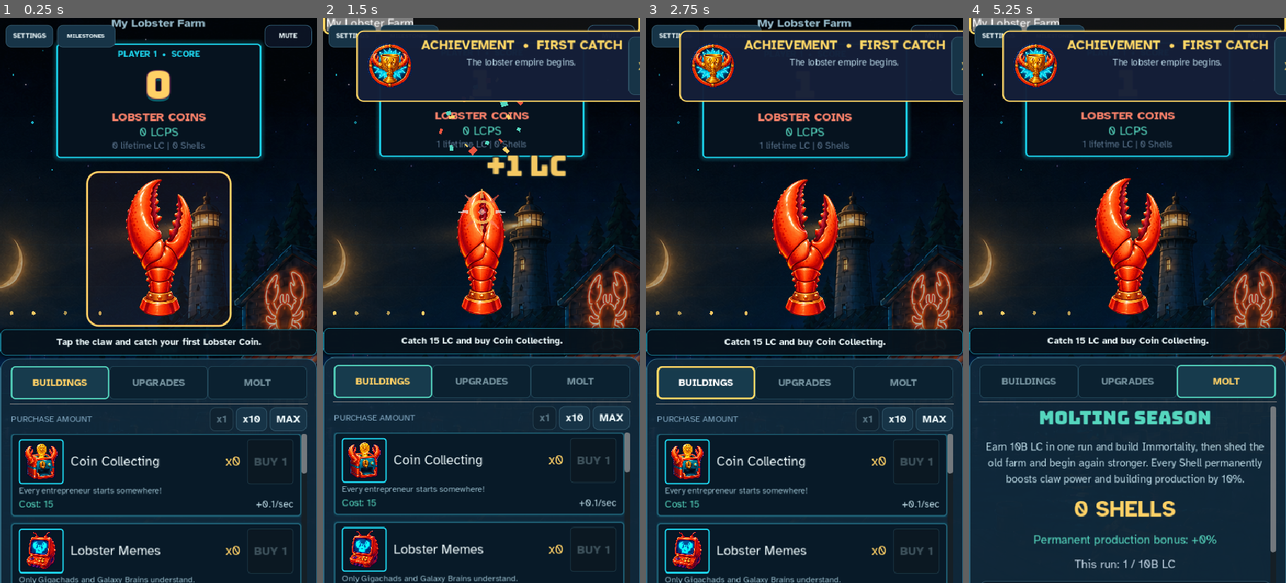
Above: before the commit, frames 1-4 (left to right).
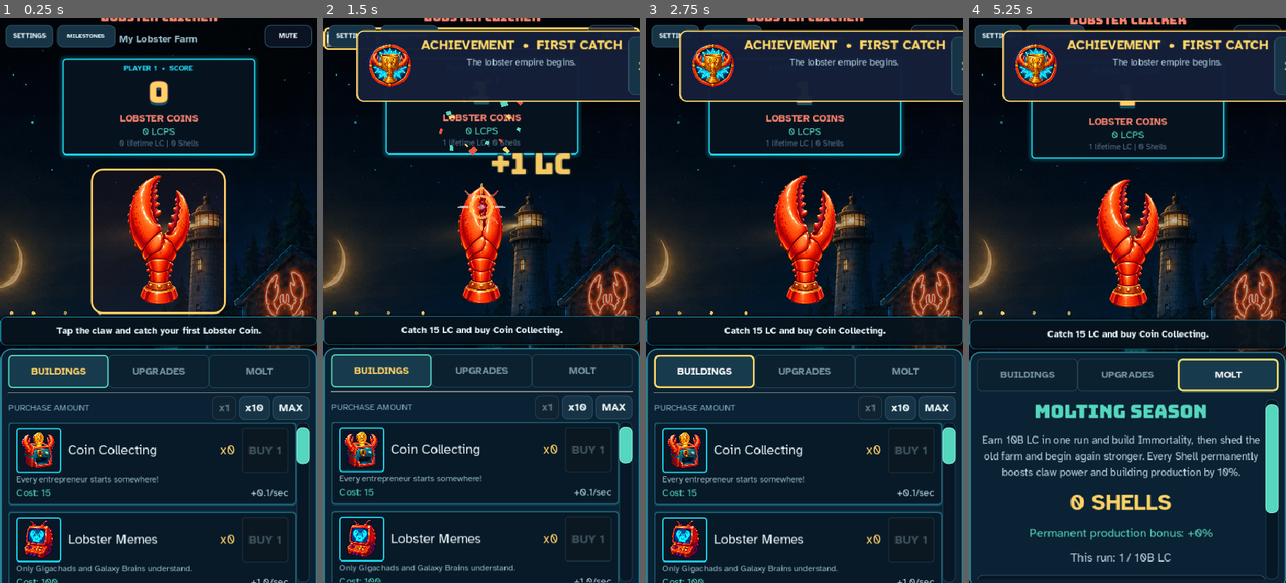
Above: after the commit, the same moments.

Repository: thecryptomasters/lobster-clicker
Game: Godot game, scene res://scenes/main.tscn
Same seed, same stepped clock (60 frames per second), same inputs: the game is played once before the commit and once after it.
Inputs (mouse positions are in pixels of both pictures, inside the frame that each line leads up to; where the layout moved, square brackets give the same spot in the first picture):
- Up to frame 1 (0.25 s): no input
- Up to frame 2 (1.5 s): click "My Lobster Farm" at 0.5 s; click (481, 238) [481, 249] at 1.25 s
- Up to frame 3 (2.75 s): click "BUILDINGS" at 2 s
- Up to frame 4 (5.25 s): click "UPGRADES" at 2.75 s; click "MOLT" at 3.5 s; click "MILESTONES" at 4.25 s; click "My Lobster Farm" at 5 s

The runs differ from the first frame. In frame 1, 22% of the frame differs, in the area x 0-100%, y 0-100%; in frame 2, 18%; in frame 3, 18%; in frame 4, 18%.

Commit message:
Fix mobile viewport and inventory drawer

Diff:
--- a/scenes/main.gd
+++ b/scenes/main.gd
@@ -134,6 +134,7 @@
 const DESKTOP_LEFT_PANEL_SHARE := 1.0 / 2.2
 var _is_desktop: bool = true
 var _last_width: int = 0
+var _last_height: int = 0
 
 func _ready() -> void:
 	_install_accessible_focus_theme()
@@ -194,6 +195,10 @@
 		var item := BuildingItemScene.instantiate()
 		building_container.add_child(item)
 		item.setup(i)
+	_add_scroll_end_spacer(building_container)
+	_add_scroll_end_spacer(consumables_container)
+	_add_scroll_end_spacer(molt_container)
+	_style_inventory_scrollbar()
 
 	# Initial display
 	_on_lobsters_changed(GameManager.total_lobsters)
@@ -272,8 +277,10 @@
 	# Check for viewport resize (throttle to every 30 frames to avoid JS overhead)
 	if Engine.get_process_frames() % 30 == 0:
 		var real_width := _get_real_width()
-		if real_width != _last_width:
+		var real_height := _get_real_height()
+		if real_width != _last_width or real_height != _last_height:
 			_last_width = real_width
+			_last_height = real_height
 			_apply_layout()
 
 	_update_claw_animation(delta)
@@ -302,12 +309,21 @@
 	var win_size := DisplayServer.window_get_size()
 	return win_size.x
 
+func _get_real_height() -> int:
+	# visualViewport follows the actually visible area inside iOS/Discord's
+	# collapsing browser chrome more accurately than window.innerHeight.
+	if OS.has_feature("web"):
+		var h = JavaScriptBridge.eval("Math.round(window.visualViewport ? window.visualViewport.height : window.innerHeight);")
+		if h != null:
+			return int(h)
+	return DisplayServer.window_get_size().y
+
 func _apply_layout() -> void:
 	var real_width := _get_real_width()
+	var real_height := _get_real_height()
+	_last_width = real_width
+	_last_height = real_height
 	var should_be_desktop := real_width >= MOBILE_BREAKPOINT
-
-	if should_be_desktop == _is_desktop and _last_width != 0:
-		return  # No change needed
 
 	_is_desktop = should_be_desktop
 
@@ -322,38 +338,102 @@
 		scroll_down_btn.visible = false
 		right_panel.custom_minimum_size.y = 0.0
 		content_scroll.custom_minimum_size.y = 0.0
+		title_label.visible = true
+		farm_name_button.visible = true
+		score_header.visible = true
 		title_label.add_theme_font_size_override("font_size", 28)
+		farm_name_button.add_theme_font_size_override("font_size", 18)
+		lobster_count_label.add_theme_font_size_override("font_size", 56)
+		lobster_word.add_theme_font_size_override("font_size", 18)
+		lps_label.add_theme_font_size_override("font_size", 18)
+		lifetime_label.add_theme_font_size_override("font_size", 14)
+		score_header.add_theme_font_size_override("font_size", 13)
+		score_panel.custom_minimum_size.x = 310.0
 		objective_label.add_theme_font_size_override("font_size", 18)
+		objective_label.custom_minimum_size.y = 40.0
 		for tab_button in [buildings_tab, upgrades_tab, consumables_tab, molt_tab]:
 			tab_button.add_theme_font_size_override("font_size", 22)
 		claw_button.custom_minimum_size = Vector2(300, 350)
 		claw_button.pivot_offset = claw_button.custom_minimum_size * 0.5
+		_apply_inventory_panel_style(false)
 		_layout_corner_buttons(true)
 	else:
 		# Mobile: reserve a real touch-sized inventory drawer. The old UP/DOWN
 		# buttons consumed almost half of the useful list viewport on short phones;
 		# native swipe scrolling is both clearer and substantially easier to use.
 		root_container.vertical = true
-		left_section.size_flags_stretch_ratio = 0.7
-		right_panel.size_flags_stretch_ratio = 1.3
+		left_section.size_flags_stretch_ratio = 1.0
+		right_panel.size_flags_stretch_ratio = 1.0
 		left_section.size_flags_vertical = Control.SIZE_EXPAND_FILL
 		right_panel.size_flags_vertical = Control.SIZE_EXPAND_FILL
-		right_panel.custom_minimum_size.y = 380.0
-		content_scroll.custom_minimum_size.y = 252.0
+		var drawer_height := clampf(float(real_height) * 0.45, 280.0, 410.0)
+		right_panel.custom_minimum_size.y = drawer_height
+		content_scroll.custom_minimum_size.y = maxf(164.0, drawer_height - 118.0)
 		scroll_up_btn.visible = false
 		scroll_down_btn.visible = false
-		title_label.add_theme_font_size_override("font_size", 18)
-		objective_label.add_theme_font_size_override("font_size", 14)
+		var very_short := real_height < 640
+		var compact := real_height < 760
+		title_label.visible = not very_short
+		farm_name_button.visible = not very_short
+		score_header.visible = not very_short
+		title_label.add_theme_font_size_override("font_size", 16 if compact else 18)
+		farm_name_button.add_theme_font_size_override("font_size", 13 if compact else 15)
+		lobster_count_label.add_theme_font_size_override("font_size", 32 if very_short else (38 if compact else 44))
+		lobster_word.add_theme_font_size_override("font_size", 13 if compact else 15)
+		lps_label.add_theme_font_size_override("font_size", 13 if compact else 15)
+		lifetime_label.add_theme_font_size_override("font_size", 10 if compact else 12)
+		score_header.add_theme_font_size_override("font_size", 10 if compact else 11)
+		score_panel.custom_minimum_size.x = 230.0 if very_short else (270.0 if compact else 292.0)
+		objective_label.add_theme_font_size_override("font_size", 13 if compact else 14)
+		objective_label.custom_minimum_size.y = 44.0
 		for tab_button in [buildings_tab, upgrades_tab, consumables_tab, molt_tab]:
 			tab_button.add_theme_font_size_override("font_size", 15)
-		claw_button.custom_minimum_size = Vector2(220, 235)
+		claw_button.custom_minimum_size = Vector2(145, 150) if very_short else (Vector2(170, 180) if compact else Vector2(205, 220))
 		claw_button.pivot_offset = claw_button.custom_minimum_size * 0.5
+		_apply_inventory_panel_style(true)
 		_layout_corner_buttons(false)
 	var report_half_width := 220.0 if _is_desktop else maxf(148.0, minf(220.0, float(real_width) * 0.5 - 12.0))
 	offline_popup.offset_left = -report_half_width
 	offline_popup.offset_right = report_half_width
 	offline_popup.offset_top = -172.0
 	offline_popup.offset_bottom = 172.0
+
+func _apply_inventory_panel_style(mobile: bool) -> void:
+	# The mobile drawer should read as its own arcade cabinet rather than a
+	# translucent continuation of the painted scene behind the claw.
+	var panel_color := Color("#0a2233") if mobile else Color(0.063, 0.157, 0.228, 0.96)
+	var border_color := Color("#2b8193") if mobile else Color("#345f70")
+	var panel_style := _make_style(panel_color, border_color, 16, 2 if mobile else 1)
+	panel_style.content_margin_left = 12.0 if mobile else 16.0
+	panel_style.content_margin_right = 12.0 if mobile else 16.0
+	panel_style.content_margin_top = 10.0 if mobile else 12.0
+	panel_style.content_margin_bottom = 16.0 if mobile else 12.0
+	if mobile:
+		panel_style.shadow_color = Color(0.0, 0.0, 0.0, 0.55)
+		panel_style.shadow_size = 12
+	right_panel.add_theme_stylebox_override("panel", panel_style)
+
+func _style_inventory_scrollbar() -> void:
+	content_scroll.scroll_deadzone = 6
+	var scrollbar := content_scroll.get_v_scroll_bar()
+	scrollbar.custom_minimum_size.x = 18.0
+	var track := _make_style(Color("#071725"), Color("#1d4657"), 8, 1)
+	var grabber := _make_style(Color("#55d6be"), Color("#9af3e3"), 8, 1)
+	var grabber_hover := _make_style(Color("#ffd166"), Color("#fff0aa"), 8, 1)
+	scrollbar.add_theme_stylebox_override("scroll", track)
+	scrollbar.add_theme_stylebox_override("grabber", grabber)
+	scrollbar.add_theme_stylebox_override("grabber_highlight", grabber_hover)
+	scrollbar.add_theme_stylebox_override("grabber_pressed", grabber_hover)
+
+func _add_scroll_end_spacer(container: VBoxContainer) -> void:
+	var existing := container.find_child("ScrollEndSpacer", false, false)
+	if existing and not existing.is_queued_for_deletion():
+		return
+	var spacer := Control.new()
+	spacer.name = "ScrollEndSpacer"
+	spacer.custom_minimum_size = Vector2(0, 30)
+	spacer.mouse_filter = Control.MOUSE_FILTER_IGNORE
+	container.add_child(spacer)
 
 func _layout_corner_buttons(desktop: bool) -> void:
 	# On desktop, keep mute inside the left play panel so it never covers the
@@ -1782,6 +1862,7 @@
 		empty_label.add_theme_color_override("font_color", Color("#667788"))
 		empty_label.add_theme_font_size_override("font_size", 18)
 		upgrade_container.add_child(empty_label)
+	_add_scroll_end_spacer(upgrade_container)
 
 func _add_collapsible_section(title: String, key: String, color: Color, items: Array) -> void:
 	var is_collapsed: bool = _collapsed_sections.get(key, false)
--- a/tests/run_tests.gd
+++ b/tests/run_tests.gd
@@ -249,8 +249,11 @@
 	main_ui._is_desktop = true
 	main_ui._last_width = 0
 	main_ui._apply_layout()
-	_expect(main_ui.right_panel.custom_minimum_size.y >= 380.0, "mobile inventory drawer reserves enough height for multiple touch targets")
-	_expect(main_ui.content_scroll.custom_minimum_size.y >= 252.0, "mobile inventory list exposes more than two full building rows")
+	_expect(main_ui.right_panel.custom_minimum_size.y >= 280.0, "mobile inventory drawer reserves a useful height without clipping the playfield")
+	_expect(main_ui.content_scroll.custom_minimum_size.y >= 164.0, "mobile inventory list keeps a swipeable touch region on short browsers")
+	_expect(main_ui.right_panel.get_theme_stylebox("panel").bg_color.a >= 0.99, "mobile inventory cabinet is opaque over the painted playfield")
+	_expect(main_ui.content_scroll.get_v_scroll_bar().custom_minimum_size.x >= 18.0, "mobile inventory exposes a comfortable visible scroll handle")
+	_expect(main_ui.building_container.find_child("ScrollEndSpacer", false, false) != null, "building list keeps bottom breathing room above mobile browser chrome")
 	_expect(not main_ui.scroll_up_btn.visible and not main_ui.scroll_down_btn.visible, "mobile inventory uses native swipe scrolling without space-hungry arrow controls")
 	_expect(main_ui.objective_label.autowrap_mode != TextServer.AUTOWRAP_OFF, "long objectives wrap instead of clipping on narrow layouts")
 	main_ui._switch_tab(main_ui.Tab.BUILDINGS)
Not shown, changed: export_presets.cfg
Not shown, changed: export/index.html
Not shown, changed: export/index.pck
